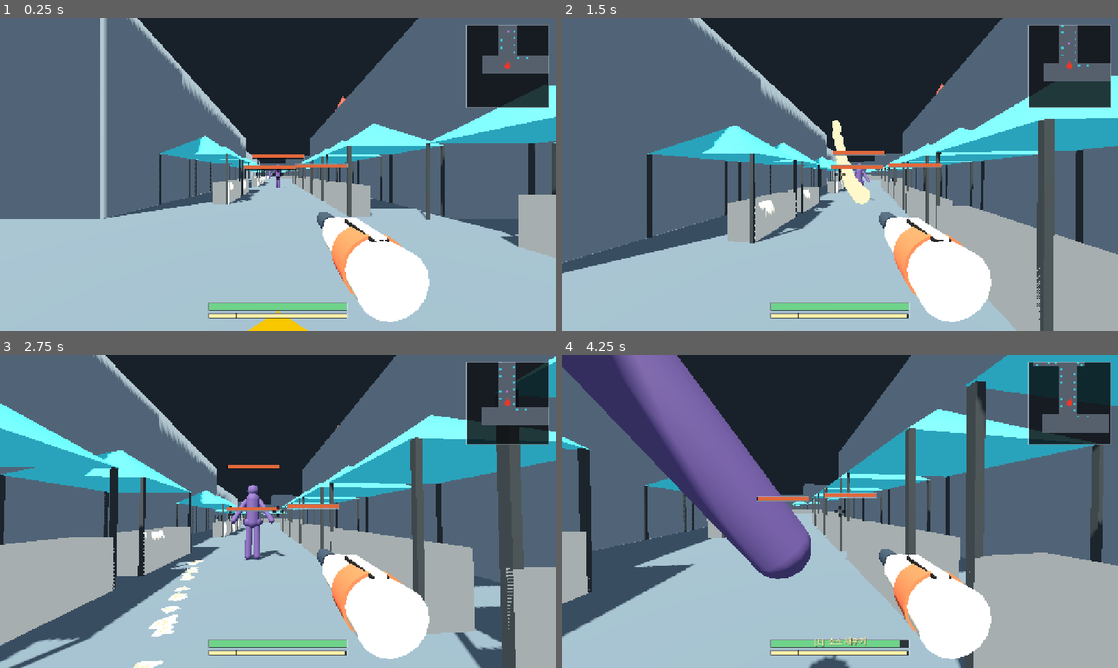
Above: before the commit, frames 1-4 (two rows, left to right).
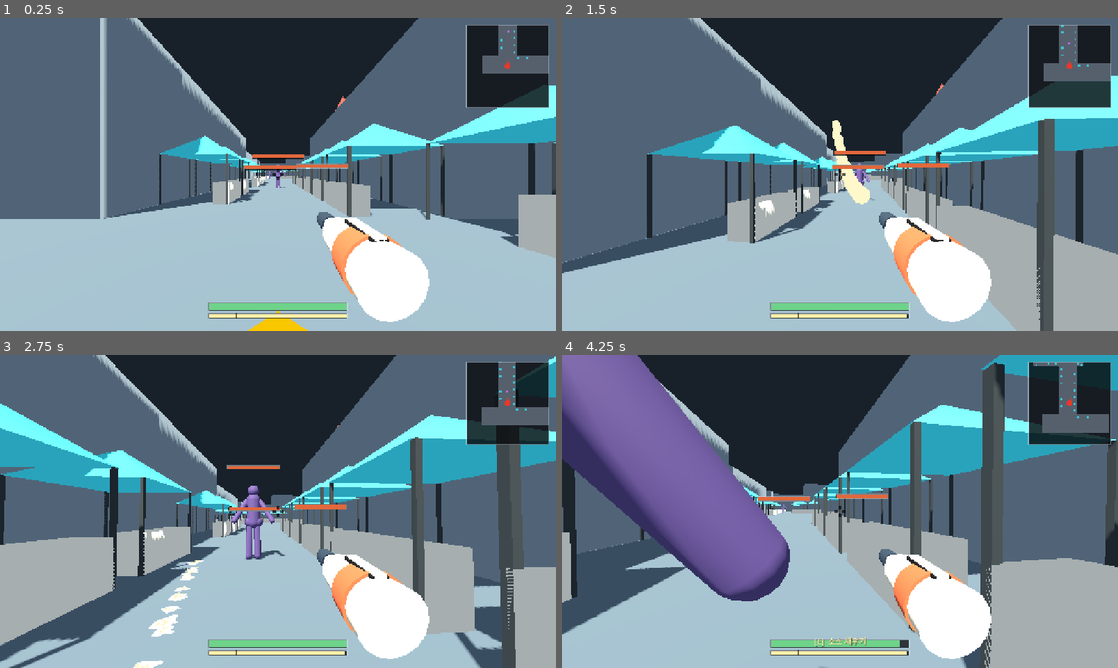
Above: after the commit, the same moments.

Repository: k3vin7/SauceIT-
Game: Godot game, scene res://main.tscn
Two runs of this game, one before a commit and one after it. Both use one fixed random seed, a clock stepped at 60 frames per second and the inputs below.
Inputs (mouse positions are in pixels of both pictures, inside the frame that each line leads up to):
- Up to frame 1 (0.25 s): no input
- Up to frame 2 (1.5 s): tap Enter at 0.5 s; move the mouse to (867, 174) at 0.52 s; hold Shift (run) 0.53-1.28 s; hold W (move_forward) from 0.53 s (still down); tap Space (jump) at 0.77 s; move the mouse to (812, 174) at 1.27 s; click (812, 174) at 1.35 s
- Up to frame 3 (2.75 s): keep holding W (move_forward); tap Space (jump) at 1.52 s; tap Shift (run) at 1.55, 2.3 s; move the mouse to (289, 505) at 2.02 s; hold E (refill_sauce) from 2.03 s (still down)
- Up to frame 4 (4.25 s): keep holding W (move_forward); move the mouse to (834, 517) at 2.77 s; release E (refill_sauce) at 2.78 s; tap Shift (run) at 2.85, 3.8 s; tap Space (jump) at 3.02, 3.77 s; move the mouse to (878, 514) at 3.52 s; hold R (wipe_screen) from 3.53 s (still down)

The runs differ from the first frame. In frame 1, less than 0.1% of the frame differs, in the area x 45-63%, y 43-55%; in frame 2, 0.1%; in frame 3, 0.4%; in frame 4, 28%, in the area x 0-100%, y 0-100%.

Commit message:
Walk round the corner instead of into it

Diff:
--- a/scripts/enemy.gd
+++ b/scripts/enemy.gd
@@ -44,6 +44,13 @@
 ## How fast it swings round to face where you have moved to. It is not a turret:
 ## running past one should leave it briefly pointed at where you were.
 @export_range(0.5, 20.0, 0.1, "suffix:rad/s") var turn_speed := 2.4
+## How often the route is worked out again. Every frame is waste -- a route is
+## still good while the player is in the same part of the street -- and never is
+## a chase that follows you to where you used to be.
+@export_range(0.05, 3.0, 0.05, "suffix:s") var repath_interval := 0.5
+## How close to a waypoint counts as having reached it. Under about half a cell
+## the body orbits the point instead of passing through it.
+@export_range(0.2, 6.0, 0.1, "suffix:m") var waypoint_reached := 1.6
 
 @export_group("Its attack")
 ## Weak on purpose. At one hit every `contact_interval` this is about 7 damage a
@@ -74,7 +81,15 @@
 ## 0 standing, TAU/4 flat on its back.
 var fall_angle := 0.0
 
+## Set by the world once the street exists. Without it the enemy walks the
+## straight line, which is what it did before there was any routing at all.
+var nav: StreetNav
+
 var _contact_cooldown := 0.0
+var _route := PackedVector3Array()
+var _route_step := 0
+var _repath_timer := 0.0
+var _route_goal := Vector3.ZERO
 var _body_mesh: MeshInstance3D
 ## World point the feet were planted on when it died -- the axis it goes over.
 var _fall_pivot := Vector3.ZERO
@@ -358,7 +373,7 @@
 	var target := _nearest(targets)
 	var flat := Vector3.ZERO
 	if target != null:
-		flat = target.global_position - global_position
+		flat = _step_toward(target, delta) - global_position
 		flat.y = 0.0
 
 	if flat.length_squared() > 0.000001:
@@ -398,6 +413,61 @@
 	return target
 
 
+## Where to walk this frame to end up at `target`.
+##
+## Straight at them while the way is clear, which is most of the time on an open
+## street and is what keeps a chase from reading as a body pacing out the middle
+## of every cell it crosses. Once something is in the way, a route round it,
+## recomputed on a timer rather than every frame.
+##
+## Falling back to the straight line when there is no router at all is
+## deliberate: an enemy that stops chasing because nobody handed it a map is a
+## worse failure than one that leans on a wall.
+func _step_toward(target: MayoPlayer, delta: float) -> Vector3:
+	var goal := target.global_position
+	if nav == null:
+		return goal
+	if _can_see(goal):
+		_route.clear()
+		return goal
+
+	_repath_timer -= delta
+	# Redone when the timer runs out, or at once if the player has left the part
+	# of the street the current route was drawn to.
+	if _repath_timer <= 0.0 or _route.is_empty() \
+			or StreetMap.cell_at(goal) != StreetMap.cell_at(_route_goal):
+		_repath_timer = repath_interval
+		_route_goal = goal
+		_route = nav.route(global_position, goal)
+		_route_step = 0
+
+	# Waypoints already passed are dropped rather than walked back to.
+	while _route_step < _route.size():
+		var flat := _route[_route_step] - global_position
+		flat.y = 0.0
+		if flat.length() > waypoint_reached:
+			return _route[_route_step]
+		_route_step += 1
+	return goal
+
+
+## True when nothing stands between this body and that point. The ray runs at
+## chest height, because a route is about walls and not about the kerb, and it
+## is allowed to end on the player -- that is what seeing them means.
+func _can_see(point: Vector3) -> bool:
+	var space := get_world_3d().direct_space_state
+	if space == null:
+		return true
+	var eye := global_position + Vector3(0.0, height * 0.15, 0.0)
+	var at := point + Vector3(0.0, height * 0.05, 0.0)
+	var query := PhysicsRayQueryParameters3D.create(eye, at)
+	query.exclude = [get_rid()]
+	var hit := space.intersect_ray(query)
+	if hit.is_empty():
+		return true
+	return hit["collider"] is MayoPlayer
+
+
 func _nearest(targets: Array) -> MayoPlayer:
 	var best: MayoPlayer = null
 	var best_distance := INF
--- a/scripts/mayo_prototype.gd
+++ b/scripts/mayo_prototype.gd
@@ -413,6 +413,7 @@
 ## Where the refill stations are and which way they face, so the reach test
 ## does not have to walk the scene tree every frame.
 var _refill_stations: Array[Dictionary] = []
+var _nav: StreetNav
 var _health_hud: HealthHud
 var _minimap: Minimap
 var _sauce_audio: AudioStreamPlayer
@@ -643,7 +644,11 @@
 ## to hang off it later, which is why it carries where the shot came from and
 ## which way it went.
 func _report_air_shot(shooter: Shooter, delta: float) -> void:
-	if shooter.nozzle != Nozzle.AIR:
+	# A catch puffs too, not only an empty bottle. What comes out of a nearly
+	# empty squeeze bottle between squirts is air, and hearing that mixed in
+	# with the sauce is the whole feel of one -- a beep at the threshold told
+	# you the same thing once and then never again.
+	if shooter.nozzle != Nozzle.AIR and shooter.nozzle != Nozzle.CAUGHT:
 		shooter.air_puff = 0.0
 		return
 	shooter.air_puff -= delta
@@ -858,18 +863,24 @@
 	air_shot_fired.connect(_on_air_shot_fired)
 
 
-func _on_sauce_stage_changed(peer_id: int, stage: int) -> void:
-	# Only the player holding it gets the cue; everyone else reads the bottle.
-	if _local == null or peer_id != _local.peer_id or _sauce_audio == null:
-		return
-	# PLACEHOLDER: falling pitch as the bottle gets worse.
-	_play_tone(_sauce_audio, [640.0, 420.0, 240.0][clampi(stage, 0, 2)], 0.12)
+## Crossing a threshold is deliberately **silent**. A tone here announced the
+## band once and then left the player with nothing, and it announced it at the
+## moment the bottle was still working fine -- so it read as an alarm about
+## something that had not happened yet. The bottle sputtering is the signal
+## instead: it starts the moment the band does, it keeps saying so, and it gets
+## worse in step with the thing it is reporting.
+##
+## The signal stays, because the bottle's own gauge and the HUD ride on it.
+func _on_sauce_stage_changed(_peer_id: int, _stage: int) -> void:
+	pass
 
 
 func _on_air_shot_fired(peer_id: int, _from: Vector3, _direction: Vector3) -> void:
 	if _local == null or peer_id != _local.peer_id or _sauce_audio == null:
 		return
-	# PLACEHOLDER: a short hiss standing in for the puff of air.
+	# PLACEHOLDER: a short hiss standing in for the puff of air. Shorter and
+	# quieter than the bottom band's would want, because in the unreliable band
+	# it is heard *between* squirts rather than instead of them.
 	_play_tone(_sauce_audio, 1800.0, 0.05, true)
 
 
@@ -1938,6 +1949,10 @@
 ## can be set from that player's walk speed rather than from a number here that
 ## would quietly stop being half of it.
 func _build_enemies() -> void:
+	# Built here rather than with the street, because it has to read the props
+	# standing on the street as well as the street itself.
+	_nav = StreetNav.new()
+	_nav.build()
 	for index in ENEMY_SPAWNS.size():
 		var spawn: Array = ENEMY_SPAWNS[index]
 		var enemy := MayoEnemy.new()
@@ -1945,6 +1960,7 @@
 		enemy.authority = _is_authority()
 		add_child(enemy)
 		enemy.build(body_cell_size, contamination_brush_radius, Color("4d3f6b"))
+		enemy.nav = _nav
 		if _local != null:
 			enemy.match_player_speed(_local.player.walk_speed, enemy_speed_fraction)
 		enemy.position = StreetMap.from_pixels(spawn[0], spawn[1]) \
--- a/scripts/street_map.gd
+++ b/scripts/street_map.gd
@@ -331,6 +331,57 @@
 			"size": size,
 		})
 	return boxes
+
+
+## Street cells something is standing on. The stalls back onto the walls but
+## their footprints sit on the road, so anything walking the map has to treat
+## them as wall -- which is the whole reason an enemy needs a route rather than
+## a direction.
+static func blocked_cells() -> Dictionary:
+	var blocked := {}
+	# The stage and the tower stand on the street too. Leaving them out is how
+	# an enemy routed straight through the tower and then leaned on it: the
+	# router has to know about everything standing on the road, not just the
+	# things that came from the marker list.
+	var props: Array[Dictionary] = stall_boxes() + vending_boxes()
+	props.push_back({"position": stage_position(), "size": STAGE_SIZE})
+	props.push_back({
+		"position": tower_position(),
+		"size": Vector3(TOWER_RADIUS * 2.0, TOWER_HEIGHT, TOWER_RADIUS * 2.0),
+	})
+	for box in props:
+		var position: Vector3 = box["position"]
+		var size: Vector3 = box["size"]
+		var first := Vector2i(
+			int(floor((position.x - size.x * 0.5) / CELL)) + ORIGIN_CELL.x,
+			int(floor((position.z - size.z * 0.5) / CELL)) + ORIGIN_CELL.y)
+		var last := Vector2i(
+			int(floor((position.x + size.x * 0.5 - 0.001) / CELL)) + ORIGIN_CELL.x,
+			int(floor((position.z + size.z * 0.5 - 0.001) / CELL)) + ORIGIN_CELL.y)
+		for j in range(first.y, last.y + 1):
+			for i in range(first.x, last.x + 1):
+				blocked[Vector2i(i, j)] = true
+	return blocked
+
+
+## Cells a body may walk on: street, less whatever is standing on it.
+static func walkable_cells() -> Dictionary:
+	var cells := floor_cells()
+	for cell in blocked_cells():
+		cells.erase(cell)
+	return cells
+
+
+## Middle of a cell, on the ground.
+static func cell_middle(cell: Vector2i) -> Vector3:
+	return cell_corner(cell) + Vector3(CELL * 0.5, 0.0, CELL * 0.5)
+
+
+## Which cell a world position is in.
+static func cell_at(world_position: Vector3) -> Vector2i:
+	return Vector2i(
+		int(floor(world_position.x / CELL)) + ORIGIN_CELL.x,
+		int(floor(world_position.z / CELL)) + ORIGIN_CELL.y)
 
 
 static func stall_boxes() -> Array[Dictionary]:
--- /dev/null
+++ b/scripts/street_nav.gd
@@ -0,0 +1,72 @@
+class_name StreetNav
+extends RefCounted
+
+## Routes across the street, for anything that has to get somewhere it cannot
+## see.
+##
+## The enemies used to walk at the player along the straight line between them,
+## which works until a wall is on that line -- and then they lean on it. The map
+## is already a lattice of walkable cells, so there is no need to infer its shape
+## with feeler rays and no need to bake a navigation mesh over geometry that was
+## generated from that lattice in the first place: `AStarGrid2D` runs on the
+## cells directly, and what comes back is a real route round the corner rather
+## than a guess that gets stuck in one.
+##
+## Feeler rays still earn their keep, just not for finding the way. A route made
+## of cells hugs the middle of them, which reads as an enemy walking a staircase
+## down an open street, so `is_clear` lets a chaser skip the route entirely while
+## it can see where it is going. See `MayoEnemy.advance`.
+
+var grid := AStarGrid2D.new()
+var _region := Rect2i()
+
+
+func build() -> void:
+	_region = StreetMap.bounds().grow(2)
+	grid.region = _region
+	grid.cell_size = Vector2.ONE
+	# Straight lines only. A diagonal step between two cells that share nothing
+	# but a corner cuts that corner, and a body as wide as a cell clips the wall
+	# on the way through.
+	grid.diagonal_mode = AStarGrid2D.DIAGONAL_MODE_NEVER
+	grid.update()
+
+	var walkable := StreetMap.walkable_cells()
+	for j in range(_region.position.y, _region.end.y):
+		for i in range(_region.position.x, _region.end.x):
+			var cell := Vector2i(i, j)
+			grid.set_point_solid(cell, not walkable.has(cell))
+
+
+func is_walkable(cell: Vector2i) -> bool:
+	return _region.has_point(cell) and not grid.is_point_solid(cell)
+
+
+## The nearest walkable cell to this one, so a body that has been shoved into a
+## stall still has somewhere to route from. Rings outwards rather than scanning
+## the map: whatever pushed it in is right next to it.
+func nearest_walkable(cell: Vector2i) -> Vector2i:
+	if is_walkable(cell):
+		return cell
+	for radius in range(1, 8):
+		for j in range(-radius, radius + 1):
+			for i in range(-radius, radius + 1):
+				if maxi(absi(i), absi(j)) != radius:
+					continue
+				var probe := Vector2i(cell.x + i, cell.y + j)
+				if is_walkable(probe):
+					return probe
+	return cell
+
+
+## The route from one world position to another, as world points on the ground.
+## Empty if there is no way through.
+func route(from: Vector3, to: Vector3) -> PackedVector3Array:
+	var start := nearest_walkable(StreetMap.cell_at(from))
+	var goal := nearest_walkable(StreetMap.cell_at(to))
+	var points := PackedVector3Array()
+	if not is_walkable(start) or not is_walkable(goal):
+		return points
+	for cell in grid.get_id_path(start, goal):
+		points.push_back(StreetMap.cell_middle(cell))
+	return points
--- /dev/null
+++ b/tests/probe_chase.gd
@@ -0,0 +1,142 @@
+extends SceneTree
+
+# An enemy has to get to the player, not lean on the wall between them.
+#
+# It used to walk the straight line between the two, which works right up until
+# something is on that line -- and the street is a street, so something usually
+# is. These checks put a corner between the two and fail unless the gap closes.
+#
+#   * the route avoids what is standing on the street, not just the walls
+#   * a corner is walked round rather than leaned on
+#   * a clear line is taken straight, so an open street does not read as a body
+#     pacing out the middle of every cell
+#   * no router at all still chases, badly, rather than stopping
+
+var failures: Array[String] = []
+
+
+func _initialize() -> void:
+	call_deferred("_run")
+
+
+func _check(condition: bool, message: String) -> void:
+	if not condition:
+		failures.push_back(message)
+
+
+func _run() -> void:
+	var scene = load("res://main.tscn").instantiate()
+	root.add_child(scene)
+	await process_frame
+	await physics_frame
+	scene.set_process_unhandled_input(false)
+	var nav: StreetNav = scene._nav
+	var player: MayoPlayer = scene._player
+	var stand: float = scene.spawn_position_for(0).y
+
+	# --- the map it routes on ---
+	var walkable := StreetMap.walkable_cells()
+	var street := StreetMap.floor_cells()
+	var blocked := StreetMap.blocked_cells()
+	print("street %d cells, %d under props, %d walkable" % [
+		street.size(), blocked.size(), walkable.size()])
+	_check(blocked.size() > 0, "nothing on the street is treated as standing on it")
+	_check(walkable.size() < street.size(),
+		"the props are on the street but the router does not know it")
+	# A stall's own cells must be shut: routing through one is how a chaser ends
+	# up wedged in the furniture.
+	var shut := 0
+	for cell in blocked:
+		if street.has(cell) and not nav.is_walkable(cell):
+			shut += 1
+	print("prop cells that are also street: %d, all shut to the router: %s" % [
+		shut, str(shut > 0)])
+	_check(shut > 0, "no prop cell is shut to the router")
+
+	# --- a route round a corner exists and is longer than the straight line ---
+	# The start zone and the festival square are on different arms of the map,
+	# so nothing can walk from one to the other in a straight line.
+	var from: Vector3 = scene.spawn_position_for(0)
+	var to: Vector3 = StreetMap.arena_centre()
+	var route := nav.route(from, to)
+	var walked := 0.0
+	for index in range(1, route.size()):
+		walked += route[index - 1].distance_to(route[index])
+	print("start zone to the square: %d waypoints, %.0f m walked against %.0f m straight" % [
+		route.size(), walked, from.distance_to(to)])
+	_check(route.size() > 2, "no route from the start zone to the square")
+	_check(walked > from.distance_to(to),
+		"the route is shorter than the straight line, which cannot be a route")
+	# Every step of it is somewhere a body may stand.
+	var off_route := 0
+	for point in route:
+		if not nav.is_walkable(StreetMap.cell_at(point)):
+			off_route += 1
+	_check(off_route == 0, "%d waypoints stand where a body cannot" % off_route)
+
+	# --- the chase itself, round a corner ---
+	scene.debug_clear_enemies()
+	var enemy := MayoEnemy.new()
+	root.add_child(enemy)
+	enemy.build(scene.body_cell_size, scene.contamination_brush_radius, Color("4d3f6b"))
+	enemy.nav = nav
+	enemy.match_player_speed(player.walk_speed, scene.enemy_speed_fraction)
+
+	# Round the corner from each other: the enemy on Karja, the player along
+	# Saue, with the buildings between them.
+	var corner_a := StreetMap.cell_middle(Vector2i(27, 50)) + Vector3(0.0, enemy.stand_height(), 0.0)
+	var corner_b := StreetMap.cell_middle(Vector2i(17, 63)) + Vector3(0.0, stand, 0.0)
+	enemy.global_position = corner_a
+	player.global_position = corner_b
+	await physics_frame
+	_check(not enemy._can_see(player.global_position),
+		"the two are in sight of each other, so this case tests nothing")
+
+	var opening := enemy.global_position.distance_to(player.global_position)
+	var targets: Array = [player]
+	for _f in 600:
+		enemy.advance(1.0 / 60.0, targets)
+		await physics_frame
+	var closed := opening - enemy.global_position.distance_to(player.global_position)
+	print("round a corner: %.0f m apart, closed %.0f m in 10 s at %.2f m/s" % [
+		opening, closed, enemy.move_speed])
+	# Ten seconds at 3.6 m/s is 36 m of walking; a body leaning on a wall closes
+	# almost none of it, and one walking the route closes most of it.
+	_check(closed > opening * 0.5,
+		"it closed only %.0f m of %.0f in ten seconds: it is stuck on something"
+			% [closed, opening])
+
+	# --- a clear line is taken straight ---
+	var square: Vector3 = StreetMap.arena_centre()
+	enemy.global_position = square + Vector3(0.0, enemy.stand_height(), -14.0)
+	player.global_position = square + Vector3(0.0, stand, 14.0)
+	await physics_frame
+	_check(enemy._can_see(player.global_position),
+		"the square is not open enough for a straight run, so this tests nothing")
+	enemy._route = PackedVector3Array([Vector3(999.0, 0.0, 999.0)])
+	enemy.advance(1.0 / 60.0, targets)
+	print("in the open: route dropped=%s" % str(enemy._route.is_empty()))
+	_check(enemy._route.is_empty(),
+		"the enemy kept a route while it could see the player, so it walks the lattice in the open")
+
+	# --- no router: still chases ---
+	enemy.nav = null
+	enemy.global_position = square + Vector3(0.0, enemy.stand_height(), -14.0)
+	await physics_frame
+	var before := enemy.global_position.distance_to(player.global_position)
+	for _f in 60:
+		enemy.advance(1.0 / 60.0, targets)
+		await physics_frame
+	print("with no router at all: closed %.2f m in a second" % [
+		before - enemy.global_position.distance_to(player.global_position)])
+	_check(before - enemy.global_position.distance_to(player.global_position) > 1.0,
+		"an enemy with no router stopped chasing rather than falling back to the straight line")
+	enemy.queue_free()
+
+	if failures.is_empty():
+		print("MAYO_CHASE_OK")
+		quit(0)
+		return
+	for failure in failures:
+		push_error(failure)
+	quit(1)
--- a/tests/probe_reliability.gd
+++ b/tests/probe_reliability.gd
@@ -126,6 +126,29 @@
 	_check(air_frames > 0, "the bottom band never blew air at all")
 	_check(air_events > 0, "the bottom band never raised air_shot_fired")
 
+	# --- the unreliable band sputters: air mixed in with the sauce ---
+	# What a nearly empty squeeze bottle sounds like, and the only feedback the
+	# band has now that crossing into it is silent. A beep at the threshold said
+	# it once; this keeps saying it, and says it while the sauce is still coming.
+	await _idle(scene, 0.8)
+	air_events = 0
+	shooter.sauce = unreliable
+	var mixed := {}
+	scene.debug_set_input(Vector2.ZERO, false, true)
+	for _f in 120:
+		shooter.sauce = unreliable
+		await physics_frame
+		mixed[shooter.nozzle] = int(mixed.get(shooter.nozzle, 0)) + 1
+	scene.debug_set_input(Vector2.ZERO, false, false)
+	print("unreliable band over 120 frames: %s, air_shot_fired %d time(s)" % [
+		str(mixed), air_events])
+	_check(int(mixed.get(scene.Nozzle.STREAM, 0)) > 0,
+		"the unreliable band never delivered sauce at all")
+	_check(int(mixed.get(scene.Nozzle.CAUGHT, 0)) > 0,
+		"the unreliable band never caught, so nothing was mixed in")
+	_check(air_events > 0,
+		"the unreliable band caught but never puffed: sauce and air are not mixing")
+
 	# --- a low bottle never costs damage ---
 	# Damage is per strand point, and nothing in the reliability code touches
 	# it. Checked as a fact about the settings rather than by shooting, so it
--- a/tests/probe_sauce.gd
+++ b/tests/probe_sauce.gd
@@ -176,7 +176,14 @@
 	await _idle(scene, 0.4)
 	shooter.sauce = 1.0
 	scene.debug_set_input(Vector2.ZERO, false, true)
-	await physics_frame
+	# Captured once the squirt is actually under way. Pressing into the tail of
+	# the last one's cooldown means nothing starts for a few frames, and the
+	# allowance read on frame one is the *previous* squirt's -- which then
+	# "changes" when the real one begins.
+	for _f in 60:
+		await physics_frame
+		if shooter.was_firing:
+			break
 	var allowance: float = shooter.burst_allowance
 	for _f in 30:
 		await physics_frame
--- a/tests/probe_whip.gd
+++ b/tests/probe_whip.gd
@@ -29,6 +29,10 @@
 	root.add_child(scene)
 	await process_frame
 	scene.set_process_unhandled_input(false)
+	# One of them spawns in the festival square, which is exactly where this
+	# stands the player -- and a shove mid-whip goes into `frame_movement`,
+	# which is what bends the strand. That is the measurement.
+	scene.debug_clear_enemies()
 	# Whipping sweeps the strand through a full turn at close to its full range,
 	# so this has to happen somewhere with nothing in the way: a point that hits
 	# a wall settles, leaves the AIR phase, and takes the stretched pair being
@@ -76,6 +80,17 @@
 func _whip(scene, rate: float, threshold: float) -> Dictionary:
 	scene._points.clear()
 	scene.debug_set_aim(0.0, -8.0)
+	# Each whip starts from a trigger that is actually ready. Pressing into the
+	# tail of the last one's cooldown means the burst begins several frames in,
+	# with the aim already part way through its sweep -- so what is measured is
+	# where the cooldown happened to end rather than how hard the turn was.
+	# The bottle is topped up for the same reason: a whip is about the strand,
+	# and a bottle low enough to catch is `probe_reliability`'s subject.
+	scene._local.sauce = 1.0
+	for _f in 40:
+		if scene._local.fire_cooldown <= 0.0:
+			break
+		await physics_frame
 	Input.action_press("fire_mayo")
 	for _f in 26:
 		scene.debug_set_aim(rad_to_deg(scene._aim_yaw) + rate / 60.0, -8.0)
Not shown, added: scripts/street_nav.gd.uid
Not shown, added: tests/probe_reliability.gd.uid
